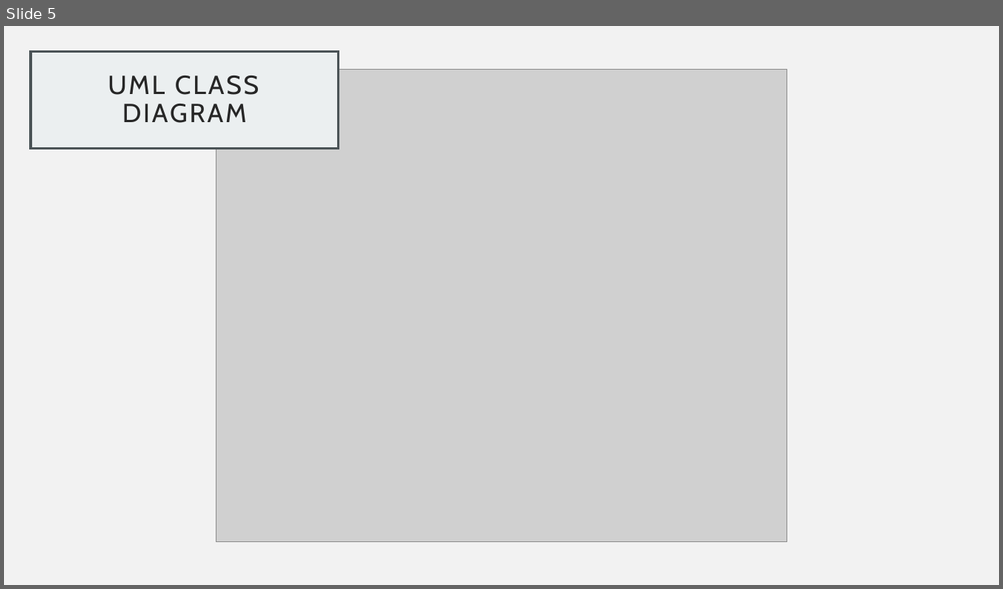
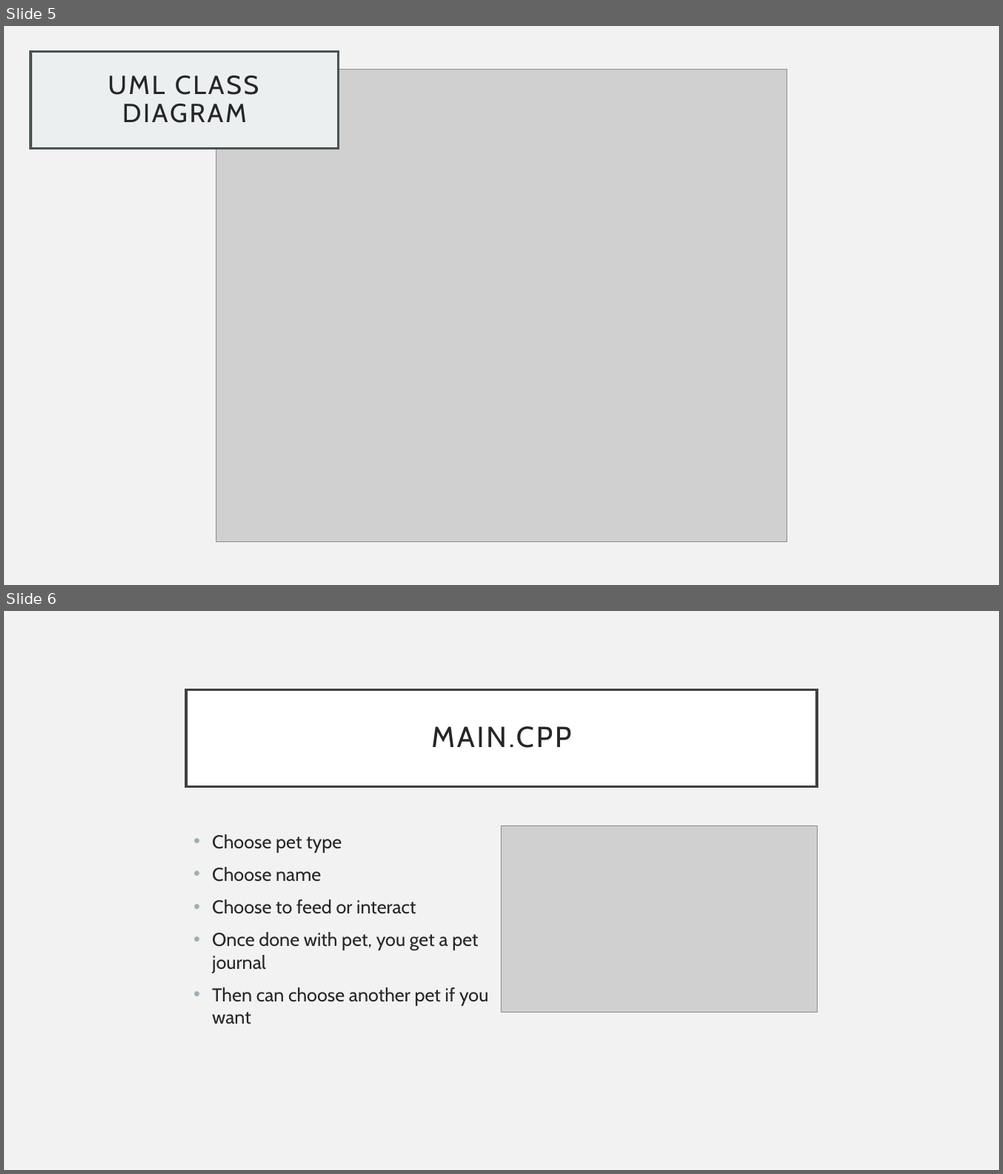
Before and after one commit to mariababs/tamagotchi, a slide deck: C++ Tamagotchi.pptx. Shown one above the other, each under a label of ours: slide 5 before the commit, slides 5 and 6 after it. The pictures are 1003x589 and 1003x1174 pixels, drawn with LibreOffice and Linux fonts; fonts in the diff are those of the drawing; grey boxes stand for pictures. Boxes give left, top, right and bottom in pixels: in the first picture for what was removed or moved away, otherwise in the second. Text is boxed around its words. In the diff, an @@ line names an element or a change of style, - is before the commit and + after.

```diff
--- a/C++ Tamagotchi.pptx
+++ b/C++ Tamagotchi.pptx
@@ slide 6 added at bbox=[4, 611, 999, 1170], background #F2F2F2 @@
@@ title added at bbox=[186, 689, 817, 786], fill #FFFFFF, outline #404040 2.5 pt, 28 pt, text #262626 @@
+MAIN.CPP
@@ picture added at bbox=[502, 826, 817, 1012] @@
@@ text added at bbox=[212, 834, 489, 1025], 18 pt, text #262626 @@
+• Choose pet type
+• Choose name
+• Choose to feed or interact
+• Once done with pet, you get a pet journal
+• Then can choose another pet if you want
```
Also in this commit, not shown: 4 other slides added.
